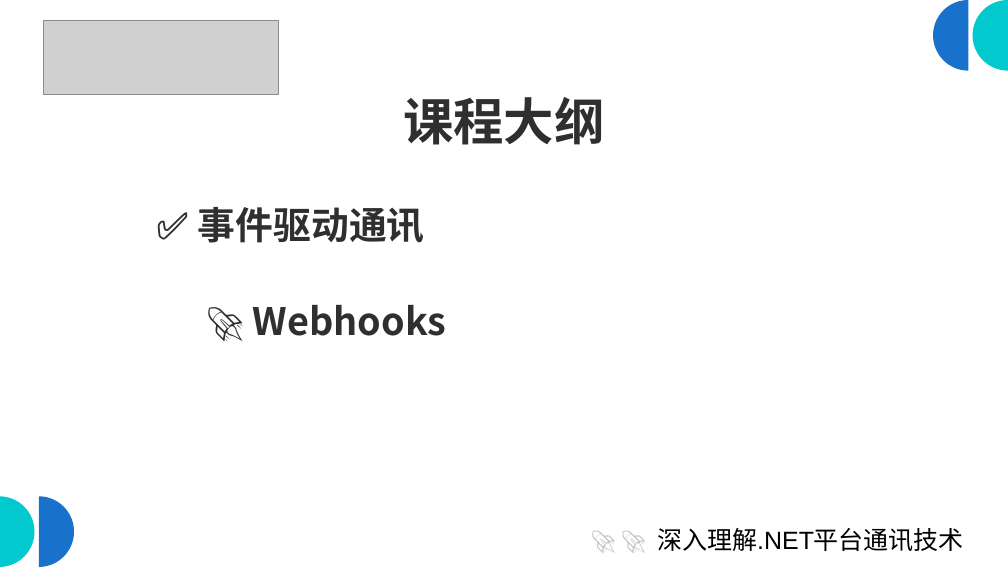
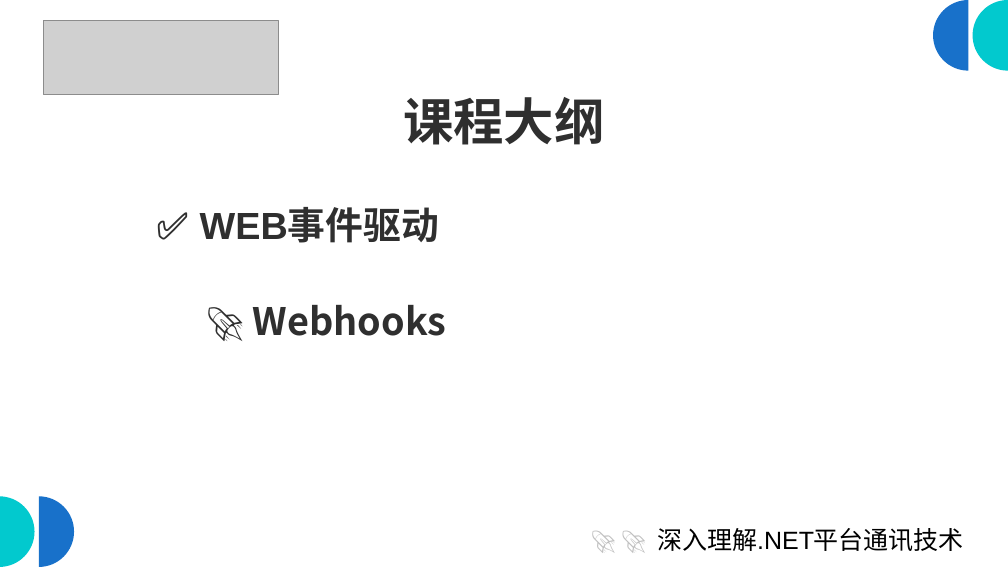
Before and after one commit to scottfly189/dotnet_net_course, a slide deck: slide 7 of src/课程大纲.odp. Drawn at 1008x567 pixels with LibreOffice and Linux fonts; fonts in the diff are those of the drawing; grey boxes stand for pictures. Boxes give left, top, right and bottom in pixels: in the first picture for what was removed or moved away, otherwise in the second. Text is boxed around its words. In the diff, an @@ line names an element or a change of style, - is before the commit and + after.

Commit message:
feat:完成课程大纲录制

```diff
--- a/src/课程大纲.odp
+++ b/src/课程大纲.odp
@@ text at (198, 207, 425, 243): text changed @@
-✅ 事件驱动通讯
+✅ WEB事件驱动
```
Also in this commit, not shown: 5 other slides changed, 2 other files.
